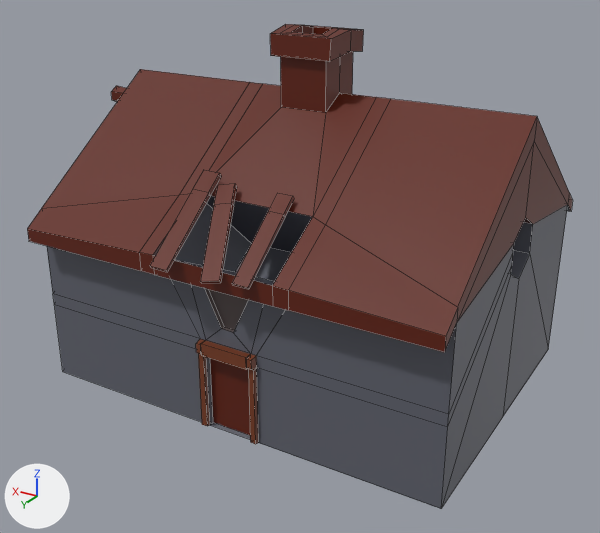
The FBX model Assets/Models/Level 1 House 2.fbx, before and after one commit.
Rendered twice from a camera (50 mm lens) standing at (-17.0, 38.43, 10.32) and looking at (-7.92, 23.3, 2.76). Lighting does not change. The marker at lower left points along +X, +Y and +Z. Mesh edges are drawn as thin lines.
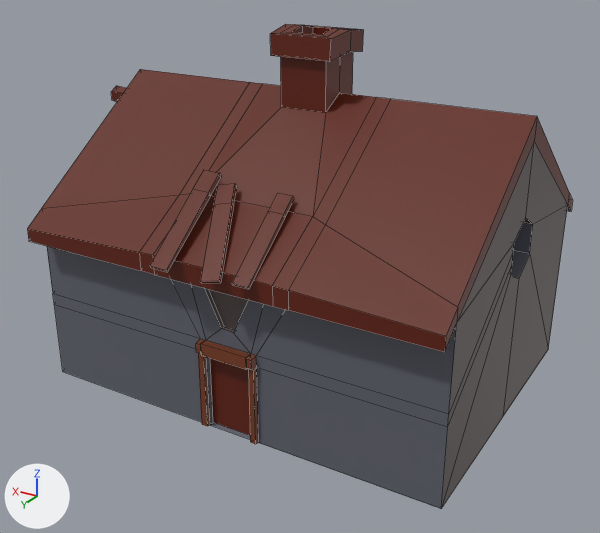
Commit message: Removed Holes From Houses

Changed parts and their boxes [x1, y1, x2, y2] in the pictures (600 x 533 px):
```json
{"part": 1, "of": "me_plane_011", "change": "cut back", "before": [153, 196, 312, 286], "after": [153, 196, 312, 286]}
{"part": 2, "of": "me_plane_011", "change": "recoloured", "before": [462, 143, 567, 311], "after": [462, 143, 567, 311], "on screen": "brown to grey"}
```

Edits to the scene script, one JSON object a line:
```json
{"block": "me_plane_011", "where": "# used by ob_plane_010; location = (-7.91, 22.71, 0.0)"}
{"block": "me_plane_011", "where": "# verts and faces of me_plane_011; kept vertices keep their numbers, new ones are numbered from 244"}
{"block": "me_plane_011", "where": "# before: 66 (-1.51, 4.07, 3.99) at pixel (272, 285), 67 (1.31, 4.07, 3.99) at pixel (152, 255), 72 (-0.64, 1.49, 3.49), 73 (0.69, 1.49, 3.49) at pixel (251, 243), 74 (-0.64, 2.18, 3.06)"}
{"block": "me_plane_011", "where": "# before: 75 (0.69, 2.18, 3.06) at pixel (234, 271), 138 (-1.51, 2.62, 4.88) at pixel (312, 216), 139 (1.31, 2.62, 4.88)"}
{"op": "remove", "block": "me_plane_011", "code": "me_plane_011.from_pydata(...)  # 244 vertices, 232 faces; spans x -4.9..5.73, y -4.07..4.48, z 0.0..8.06"}
{"op": "add", "block": "me_plane_011", "code": "me_plane_011.from_pydata(...)  # 240 vertices, 228 faces; spans x -4.9..5.73, y -4.07..4.48, z 0.0..8.06"}
{"block": "me_plane_011", "change": "me_plane_011 part 1"}
{"op": "add", "block": "me_plane_011", "code": "delete_vertices([*range(72, 76)])  # with the faces that use them"}
{"op": "add", "block": "me_plane_011", "code": "faces += [(66, 138, 139, 67)]  # mat_material_027 (brown #611d05)"}
{"block": "me_plane_011", "change": "me_plane_011 part 2: 2 faces spanning x -4.9, y -3.59..3.59, z 3.9..6.25 switch from mat_material_027 (brown #611d05) to mat_material_029 (dark grey #5e5353)"}
```
